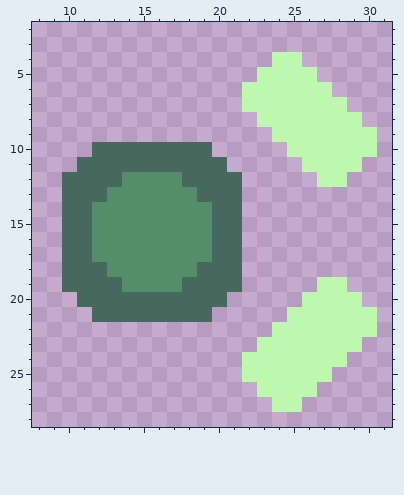
File history of a pixel-art sprite, sprites/blocks/distribution/geliarin-duct/geliarin-duct-stack.png. The picture above was drawn from the file before the commit.
The file is 32x32 pixels. Shown: x 8..31, y 2..28.
After:
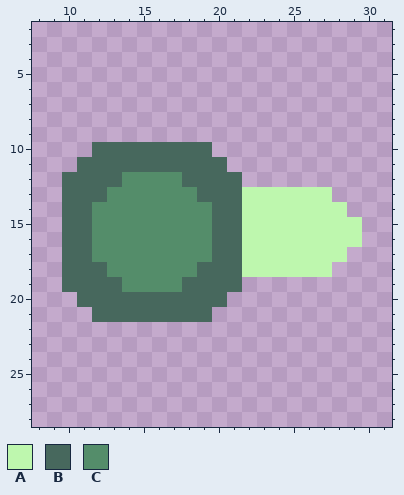
Palette (. is transparent): A #bef7ae  B #47685d  C #548d6a
Changes in this commit:
{"y":4,"x":24,"old":"AA","new":".."}
{"y":5,"x":23,"old":"AAAA","new":"...."}
{"y":6,"x":22,"old":"AAAAAA","new":"......"}
{"y":7,"x":22,"old":"AAAAAAA","new":"......."}
{"y":8,"x":23,"old":"AAAAAAA","new":"......."}
{"y":9,"x":24,"old":"AAAAAAA","new":"......."}
{"y":10,"x":25,"old":"AAAAAA","new":"......"}
{"y":11,"x":26,"old":"AAAA","new":"...."}
{"y":12,"x":27,"old":"AA","new":".."}
{"y":13,"x":22,"old":"......","new":"AAAAAA"}
{"y":14,"x":22,"old":".......","new":"AAAAAAA"}
{"y":15,"x":22,"old":"........","new":"AAAAAAAA"}
{"y":16,"x":22,"old":"........","new":"AAAAAAAA"}
{"y":17,"x":22,"old":".......","new":"AAAAAAA"}
{"y":18,"x":22,"old":"......","new":"AAAAAA"}
{"y":19,"x":27,"old":"AA","new":".."}
{"y":20,"x":26,"old":"AAAA","new":"...."}
{"y":21,"x":25,"old":"AAAAAA","new":"......"}
{"y":22,"x":24,"old":"AAAAAAA","new":"......."}
{"y":23,"x":23,"old":"AAAAAAA","new":"......."}
{"y":24,"x":22,"old":"AAAAAAA","new":"......."}
{"y":25,"x":22,"old":"AAAAAA","new":"......"}
{"y":26,"x":23,"old":"AAAA","new":"...."}
{"y":27,"x":24,"old":"AA","new":".."}
{"label":"changed","picture_box":[242,52,377,412]}
